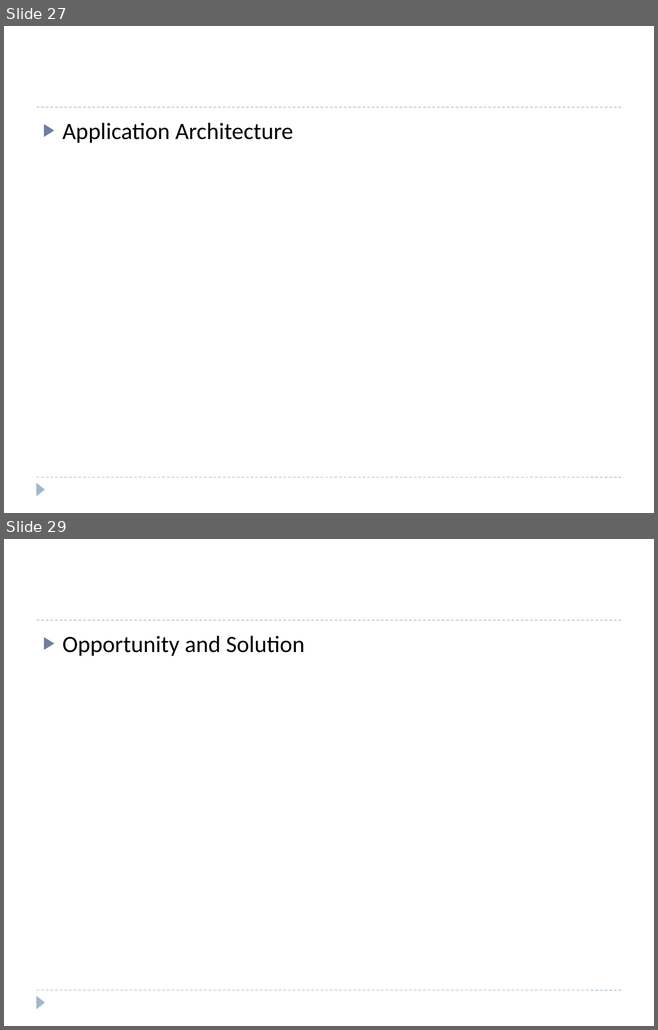
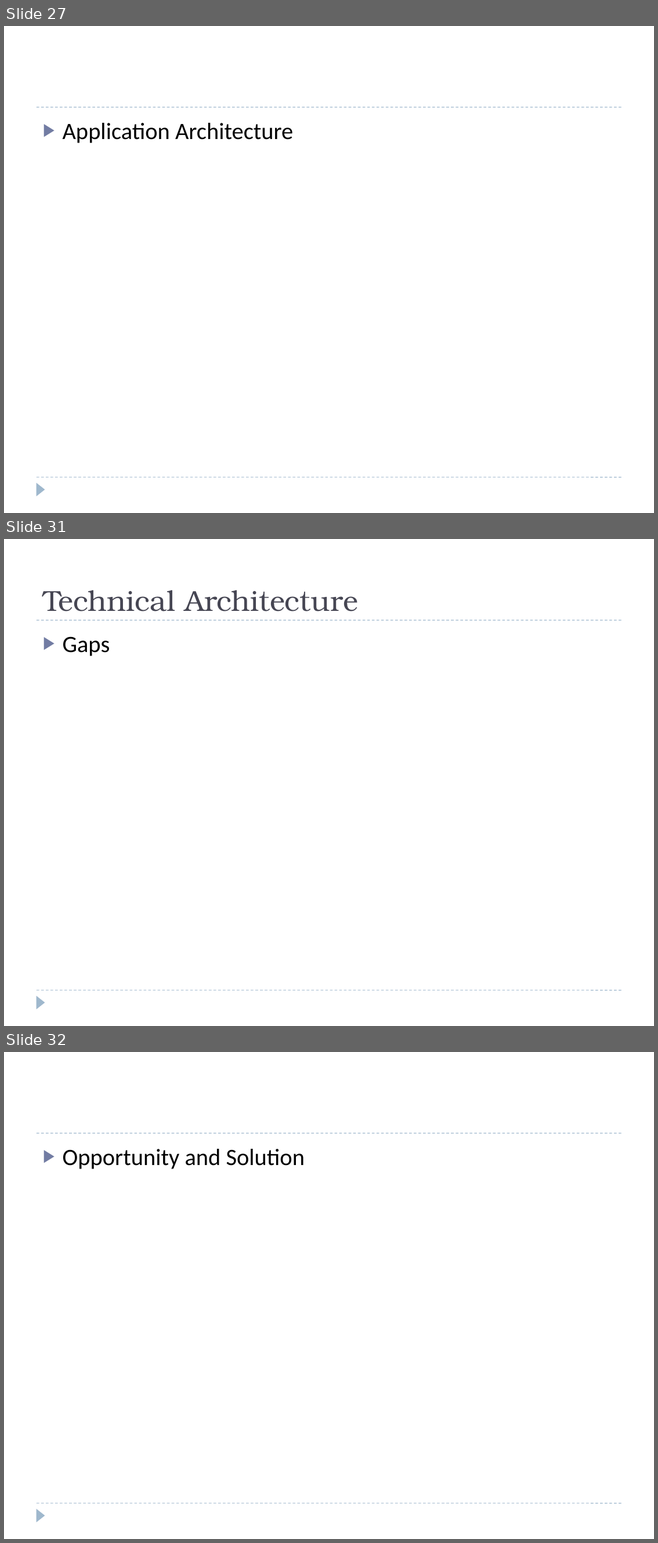
Before and after one commit to windieccf/t1-shipping, a slide deck: Enterprise Architech Presentation.pptx. Shown one above the other, each under a label of ours: slides 27 and 29 before the commit, slides 27, 31 and 32 after it; the slides between them are not shown. The pictures are 658x1030 and 658x1543 pixels, drawn with LibreOffice and Linux fonts; fonts in the diff are those of the drawing. Boxes give left, top, right and bottom in pixels: in the first picture for what was removed or moved away, otherwise in the second. Text is boxed around its words. In the diff, an @@ line names an element or a change of style, - is before the commit and + after.

```diff
--- a/Enterprise Architech Presentation.pptx
+++ b/Enterprise Architech Presentation.pptx
@@ slide 31 added at [4,539,654,1026], background #FFFFFF; not listed: 3 template elements that a slide beside it also shows @@
@@ title added at [43,590,358,611], 32 pt, text #464653 @@
+Technical Architecture
@@ text added at [63,636,110,656], 26 pt, text #000000 @@
+▶ Gaps
@@ what was slide 29 is now slide 32 @@
```
Also in this commit, not shown: 1 slide changed, 2 other slides added.
